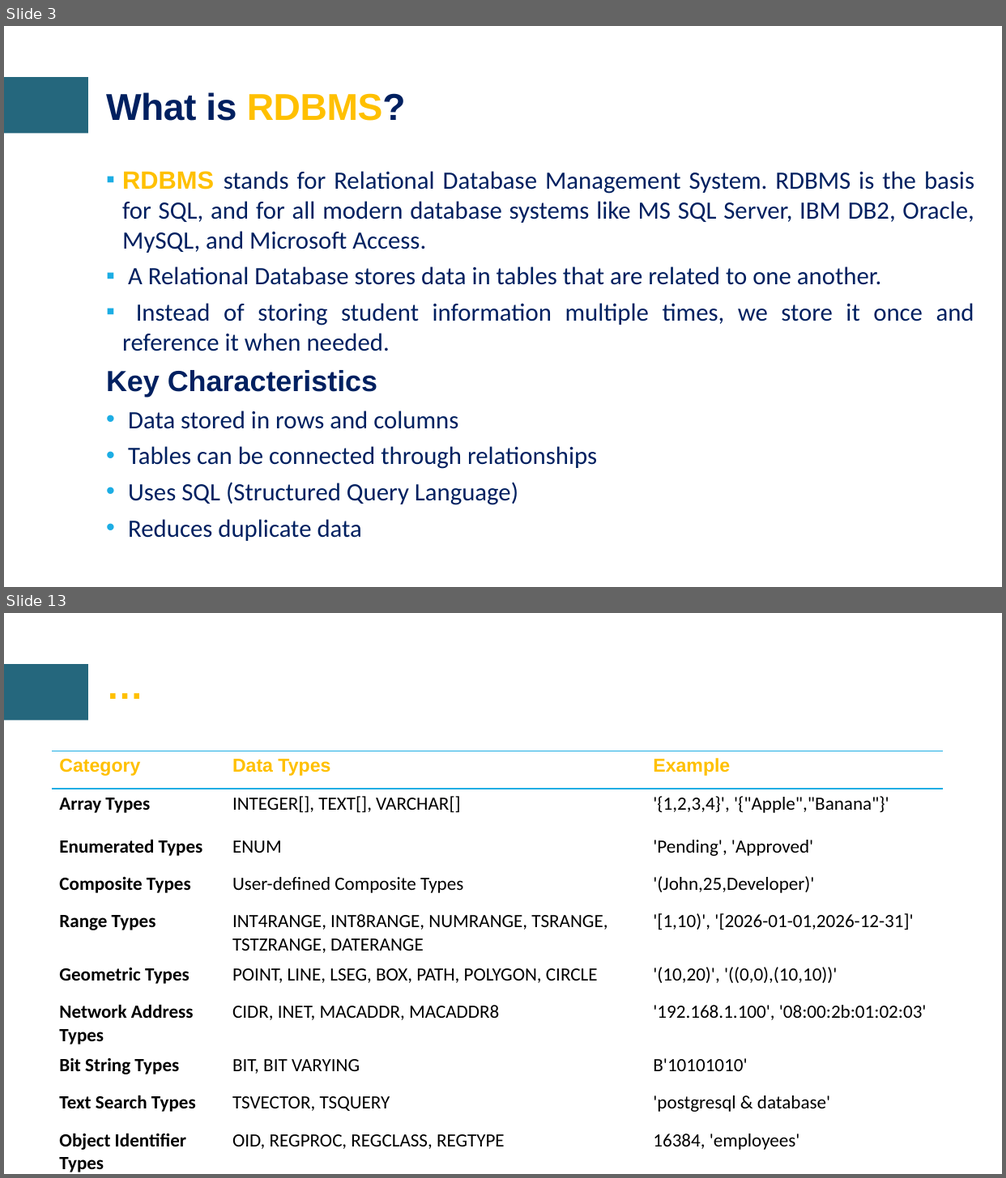
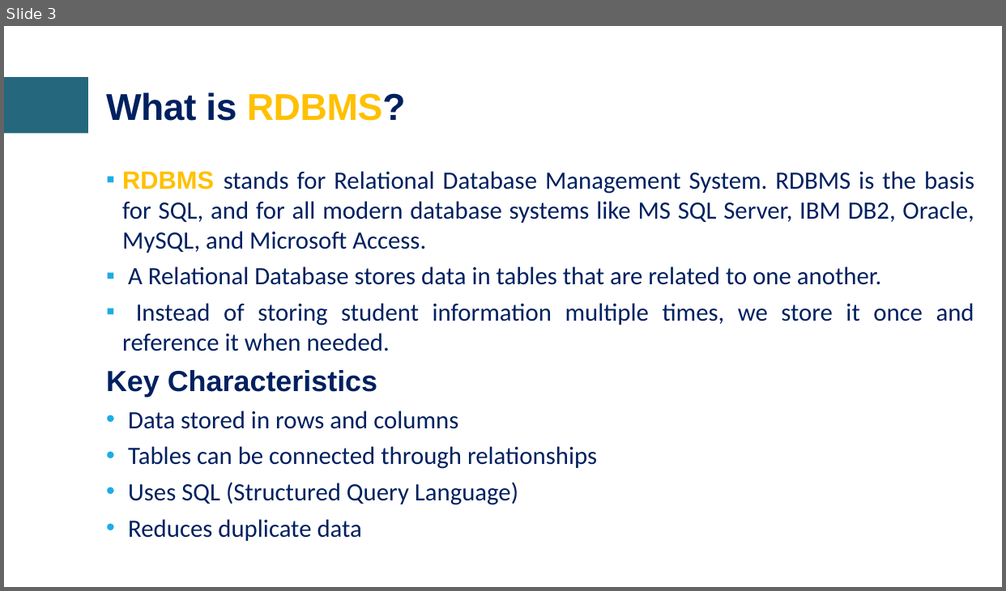
Before and after one commit to craftmulesoft/DataEngineering, a slide deck: Module 3 - Cloud Warehousing & Data Transformation/Cloud Data Platforms & Date Warehousing.pptx. Shown one above the other, each under a label of ours: slides 3 and 13 before the commit, slide 3 after it; the slides between them are not shown. The pictures are 1006x1178 and 1006x591 pixels, drawn with LibreOffice and Linux fonts; fonts in the diff are those of the drawing; background and template pictures are left out. Boxes give left, top, right and bottom in pixels: in the first picture for what was removed or moved away, otherwise in the second. Text is boxed around its words. In the diff, an @@ line names an element or a change of style, - is before the commit and + after.

Commit message:
Craft Data Engineering Accelerator Program

```diff
--- a/Module 3 - Cloud Warehousing & Data Transformation/Cloud Data Platforms & Date Warehousing.pptx
+++ b/Module 3 - Cloud Warehousing & Data Transformation/Cloud Data Platforms & Date Warehousing.pptx
@@ slide 13 removed at <box>4,613,1002,1174</box>, background #FFFFFF; not listed: 1 template element that a slide beside it also shows @@
@@ title removed at <box>99,664,868,722</box> @@
-…
@@ table removed at <box>52,752,943,1174</box>, 10 rows, 3 columns @@
-Category | Data Types | Example
-Array Types | INTEGER[], TEXT[], VARCHAR[] | '{1,2,3,4}', '{"Apple","Banana"}'
-Enumerated Types | ENUM | 'Pending', 'Approved'
-Composite Types | User-defined Composite Types | '(John,25,Developer)'
-Range Types | INT4RANGE, INT8RANGE, NUMRANGE, TSRANGE, TSTZRANGE, DATERANGE | '[1,10)', '[2026-01-01,2026-12-31]'
-Geometric Types | POINT, LINE, LSEG, BOX, PATH, POLYGON, CIRCLE | '(10,20)', '((0,0),(10,10))'
-Network Address Types | CIDR, INET, MACADDR, MACADDR8 | '192.168.1.100', '08:00:2b:01:02:03'
-Bit String Types | BIT, BIT VARYING | B'10101010'
-Text Search Types | TSVECTOR, TSQUERY | 'postgresql & database'
-Object Identifier Types | OID, REGPROC, REGCLASS, REGTYPE | 16384, 'employees'
```
Also in this commit, not shown: 3 slides added, 24 other slides removed.
